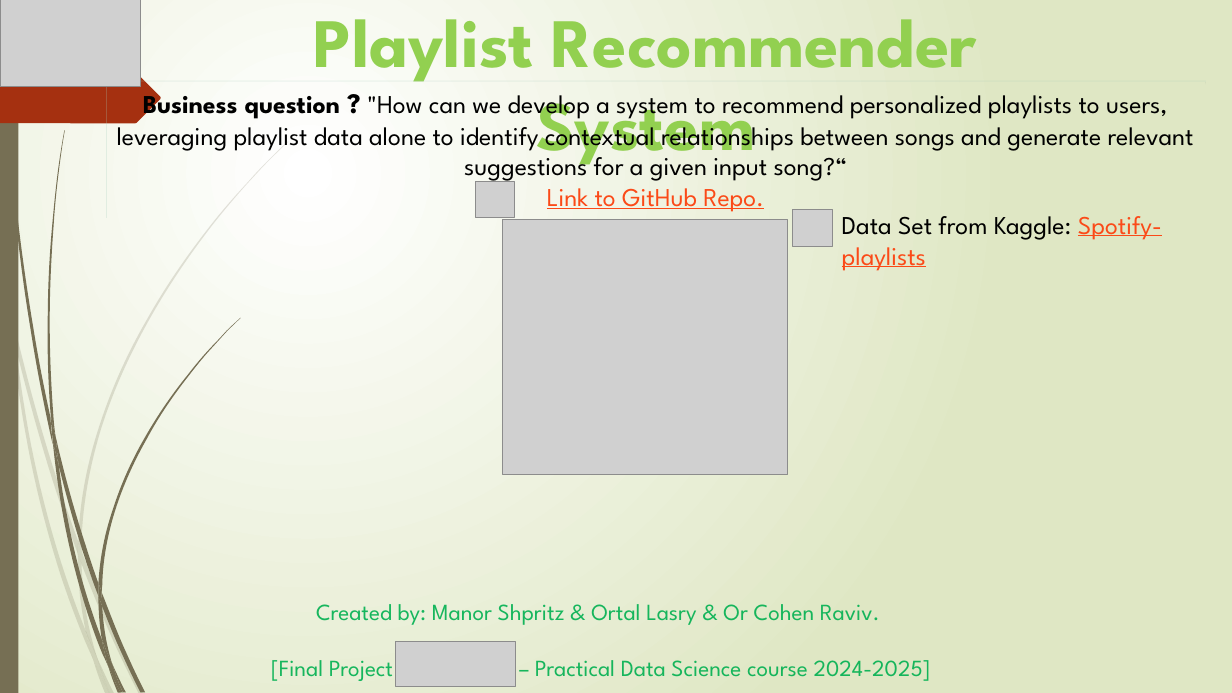
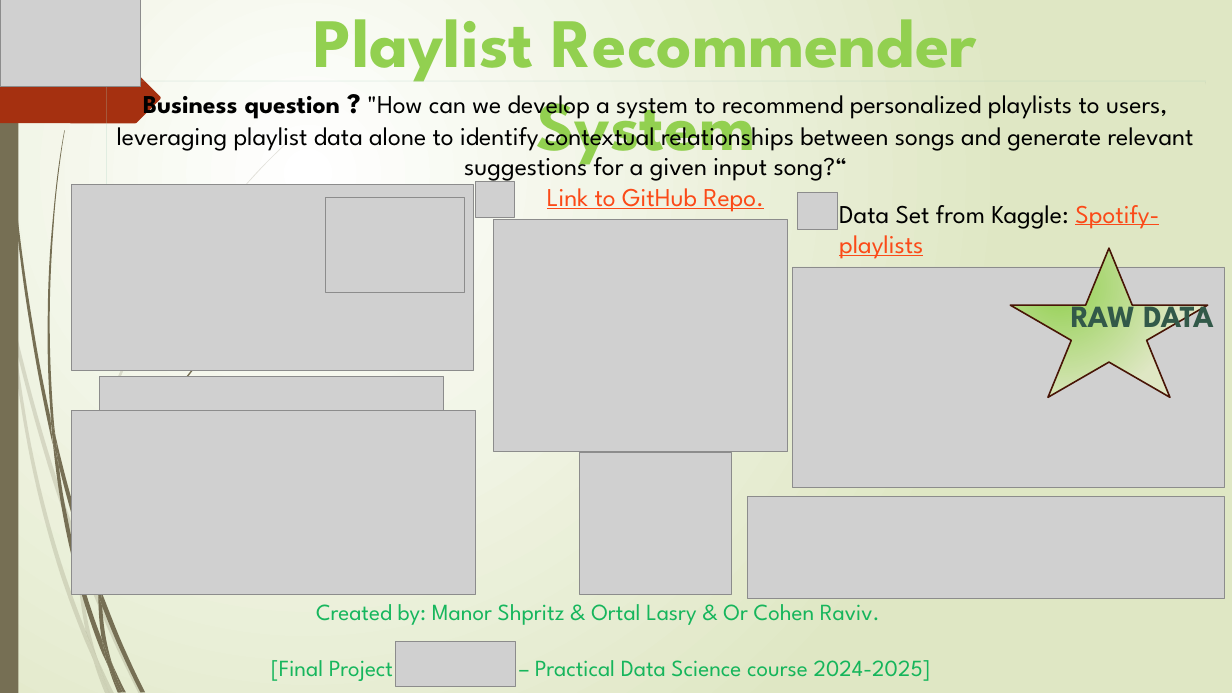
Before and after one commit to ortall0201/Spotify-Playlist-Recommender-System-Using-NLP, a slide deck: slide 1 of Ortal/word2vec slide.pptx. Drawn at 1232x693 pixels with LibreOffice and Linux fonts; fonts in the diff are those of the drawing; grey boxes stand for pictures. Boxes give left, top, right and bottom in pixels: in the first picture for what was removed or moved away, otherwise in the second. Text is boxed around its words. In the diff, an @@ line names an element or a change of style, - is before the commit and + after.

Commit message:
updated pptx

```diff
--- a/Ortal/word2vec slide.pptx
+++ b/Ortal/word2vec slide.pptx
@@ picture added at [71,185,473,371] @@
@@ picture added at [326,198,465,292] @@
@@ picture: place and size @@
-picture at [793,209,833,246]
+picture at [799,192,838,229]
@@ text "Data Set from Kaggle: Spotify-playlists": place and size @@
-text "Data Set from Kaggle: Spotify-playlists" at [842,216,1162,271]
+text "Data Set from Kaggle: Spotify-playlists" at [839,205,1159,259]
@@ picture: place and size @@
-picture at [503,219,787,475]
+picture at [494,219,787,451]
@@ picture added at [793,267,1225,488] @@
@@ star added at [1010,249,1208,397], fill gradient #92D050 to #DFE8C4, outline #481507 1.25 pt @@
@@ text added at [1071,296,1214,337], 24 pt, text #325949, bold @@
+RAW DATA
@@ picture added at [100,376,444,411] @@
@@ picture added at [71,411,476,595] @@
@@ picture added at [580,453,732,594] @@
@@ picture added at [748,496,1225,599] @@
@@ freeform shape removed at [78,542,81,564] @@
```
Also in this commit, not shown: 1 slide added, 1 slide removed.
